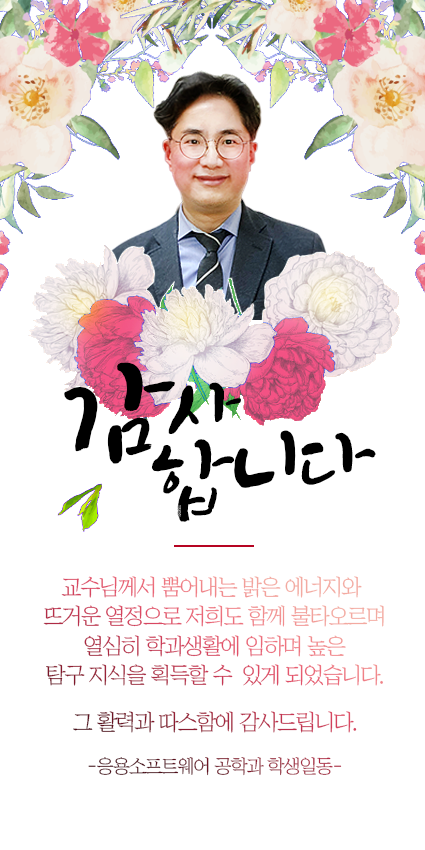
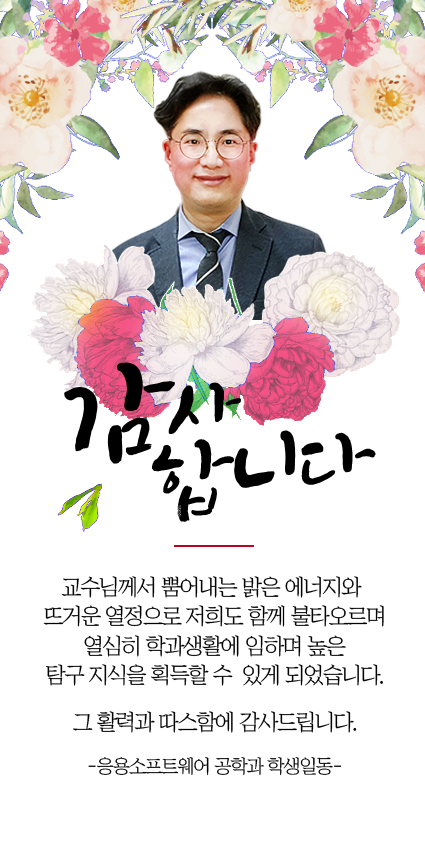
Two versions of the same layered image (425x850). Layer-by-layer changes:
pixels changed over [43, 362, 384, 776] (layer not identified)
